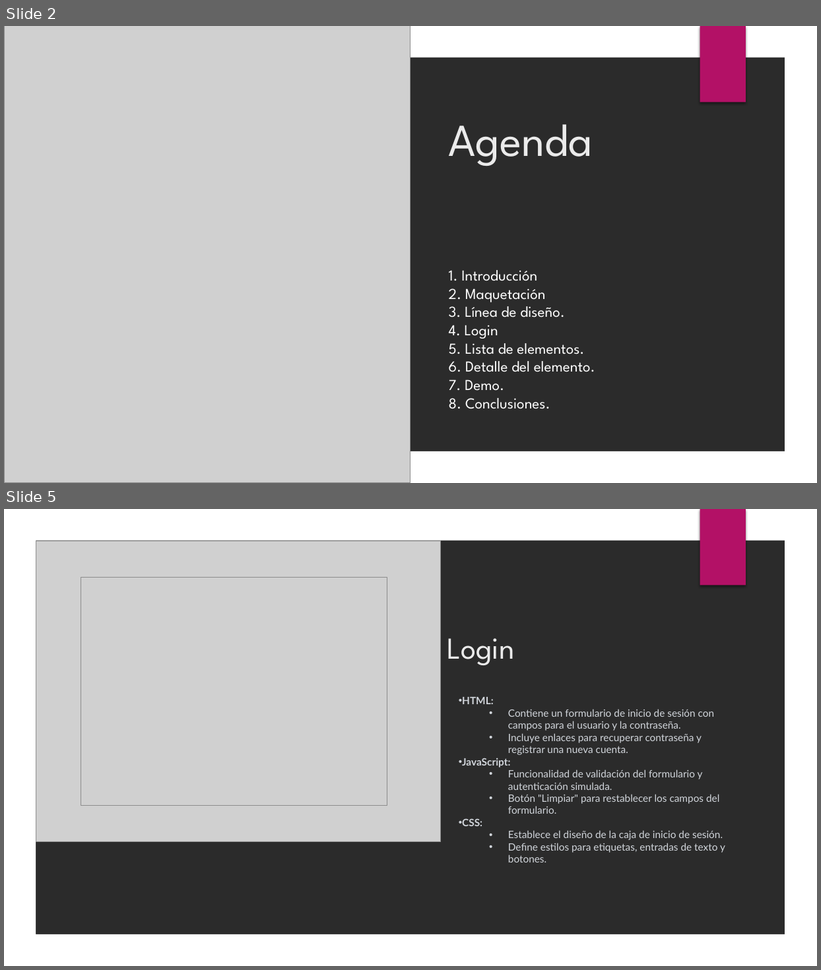
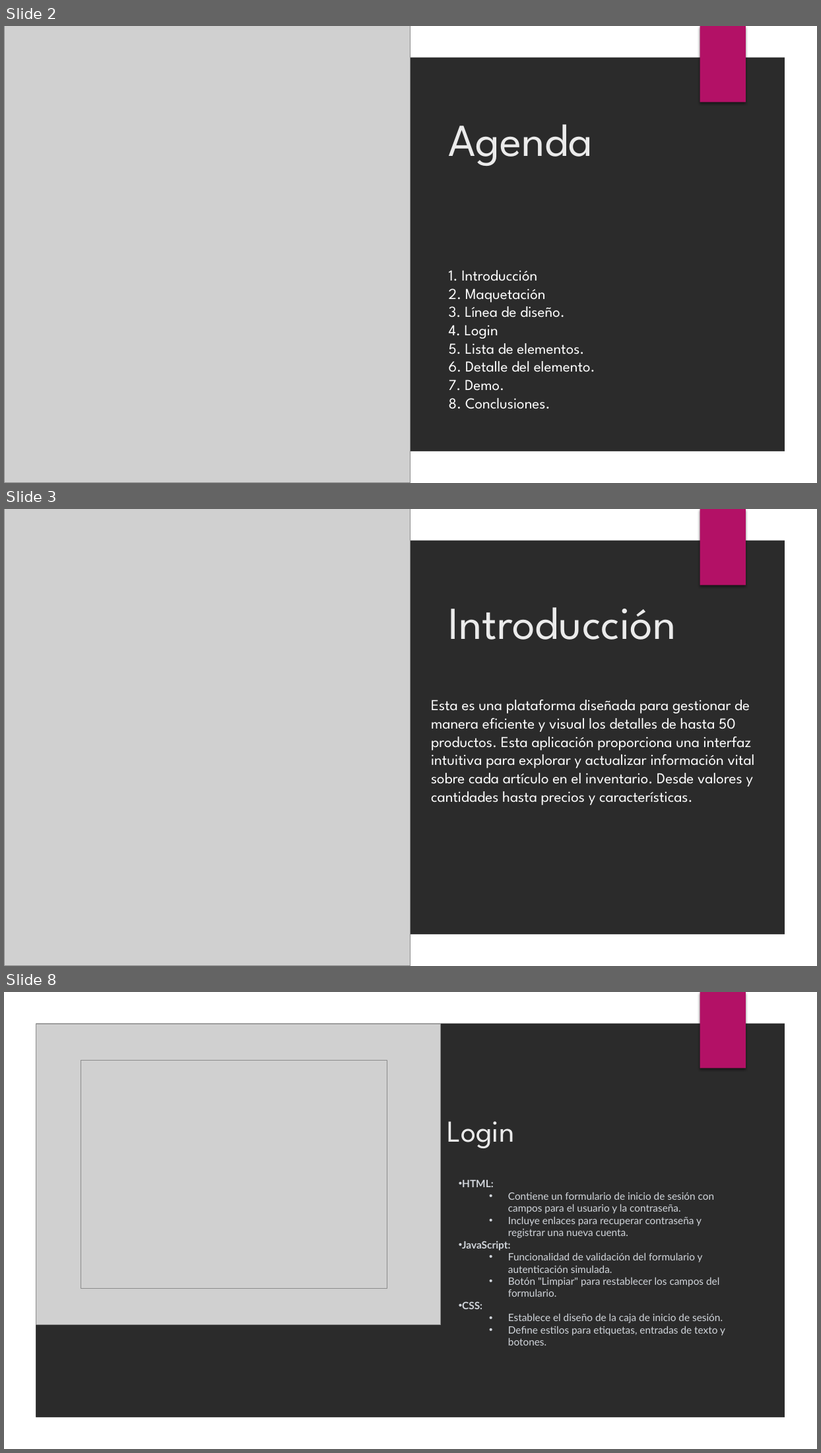
Before and after one commit to Zuliux360/Proywv4, a slide deck: Proyecto web.pptx. Shown one above the other, each under a label of ours: slides 2 and 5 before the commit, slides 2, 3 and 8 after it; the slides between them are not shown. The pictures are 821x970 and 821x1453 pixels, drawn with LibreOffice and Linux fonts; fonts in the diff are those of the drawing; grey boxes stand for pictures; background and template pictures are left out; a plain dark background stands for a picture behind light text. Boxes give left, top, right and bottom in pixels: in the first picture for what was removed or moved away, otherwise in the second. Text is boxed around its words. In the diff, an @@ line names an element or a change of style, - is before the commit and + after.

```diff
--- a/Proyecto web.pptx
+++ b/Proyecto web.pptx
@@ slide 3 added at [4, 509, 817, 966], background picture (left out); not listed: 2 template elements that a slide beside it also shows @@
@@ picture added at [4, 509, 411, 966] @@
@@ title added at [449, 607, 677, 640], 54 pt, text #EBEBEB @@
+Introducción
@@ text added at [431, 700, 755, 805], 18 pt, text #FFFFFF @@
+Esta es una plataforma diseñada para gestionar de manera eficiente y visual los detalles de hasta 50 productos. Esta aplicación proporciona una interfaz intuitiva para explorar y actualizar información vital sobre cada artículo en el inventario. Desde valores y cantidades hasta precios y características.
@@ what was slide 5 is now slide 8 @@
```
Also in this commit, not shown: 1 slide changed, 3 other slides added, 1 slide removed.
